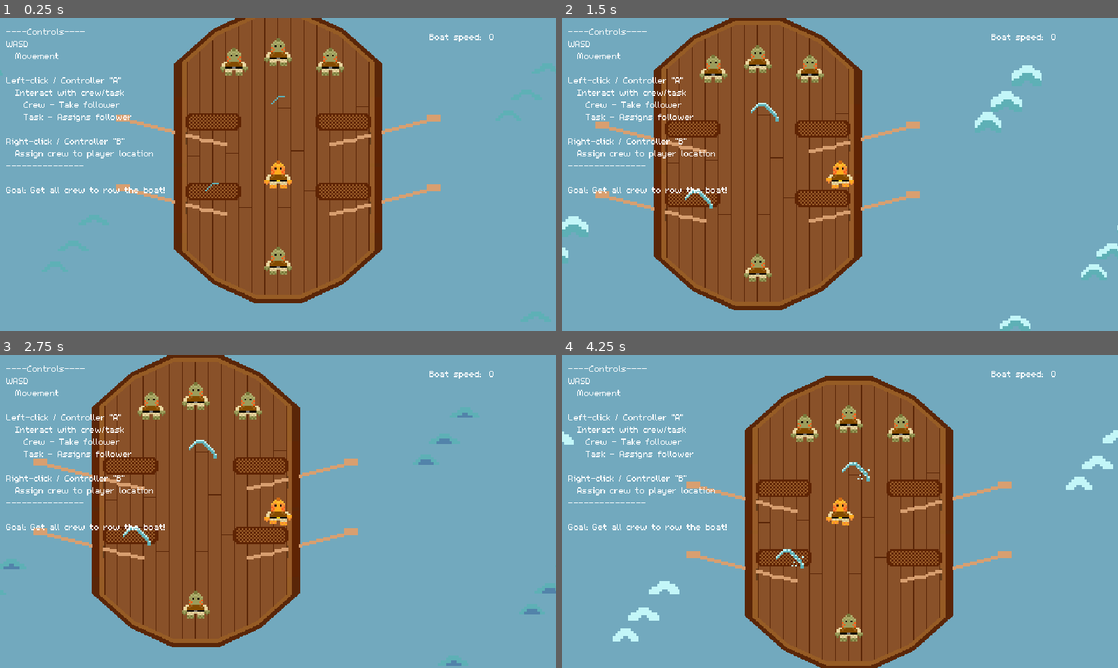
Above: before the commit, frames 1-4 (two rows, left to right).
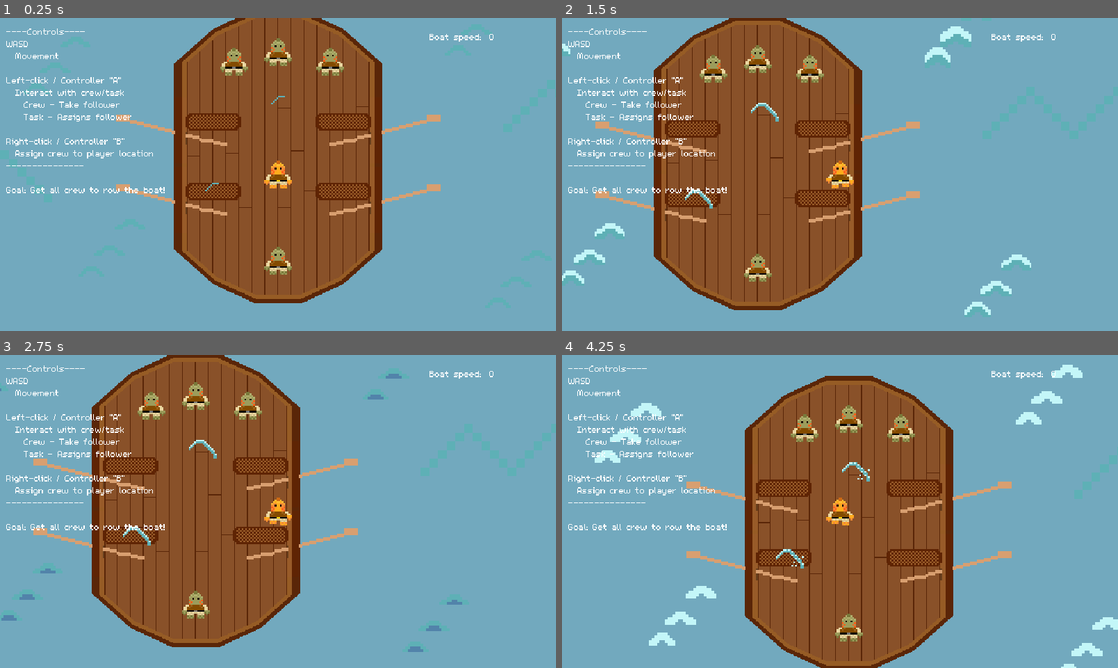
Above: after the commit, the same moments.

Repository: Splashy-Inc/splish-splashisson
Game: Godot game, scene res://Scenes/playground.tscn
Two runs of this game, one before a commit and one after it. Both use one fixed random seed, a clock stepped at 60 frames per second and the inputs below.
Inputs:
- Up to frame 1 (0.25 s): no input
- Up to frame 2 (1.5 s): hold D (right) 0.53-1.28 s; hold I (interact) 0.53-1.28 s; hold S (down) from 1.28 s (still down); tap O (location) at 1.35 s
- Up to frame 3 (2.75 s): release S (down) at 2.03 s; hold D (right) from 2.03 s (still down); hold I (interact) from 2.03 s (still down)
- Up to frame 4 (4.25 s): release D (right) at 2.78 s; release I (interact) at 2.78 s; hold W (up) 2.78-3.53 s; tap O (location) at 2.85 s; hold A (left) from 3.53 s (still down); hold I (interact) from 3.53 s (still down)

The runs differ from the first frame. In frame 2, 1.7% of the frame differs, in the area x 0-100%, y 2-100%; in frame 3, 0.6%; in frame 4, 2.4%, in the area x 0-100%, y 3-100%.

Commit message:
Implement workaround for ocean parallax resetting

Diff:
--- a/Scenes/Ocean/ocean.gd
+++ b/Scenes/Ocean/ocean.gd
@@ -11,4 +11,10 @@
 	pass
 
 func _on_speed_updated():
-	autoscroll.y = clamp(Globals.boat_speed/5, 0, 400)
+	# Offset the ocean based on the position before updating the autoscroll (WORKAROUND)
+	# There is a known "issue" with the parallax resetting when autoscroll is updated,
+	#   which has a solution in 4.4, which does not have a stable release as of writing:
+	#   https://github.com/godotengine/godot/issues/97605
+	var cur_position = position
+	set_autoscroll(Vector2(0, clamp(Globals.boat_speed/5, 0, 400)))
+	scroll_offset.y = cur_position.y
--- a/Scenes/Ocean/ocean.tscn
+++ b/Scenes/Ocean/ocean.tscn
@@ -1,67 +1,86 @@
-[gd_scene load_steps=4 format=3 uid="uid://dv0x4vv0fkbd2"]
+[gd_scene load_steps=5 format=3 uid="uid://dv0x4vv0fkbd2"]
 
 [ext_resource type="PackedScene" uid="uid://bmh1kxtyjicuu" path="res://Scenes/Ocean/bubbles.tscn" id="1_7nfhj"]
 [ext_resource type="Script" path="res://Scenes/Ocean/ocean.gd" id="1_h5cl7"]
 [ext_resource type="PackedScene" uid="uid://dsdqndjddqni5" path="res://Scenes/Ocean/small_wave.tscn" id="2_x1tu8"]
+[ext_resource type="PackedScene" uid="uid://c57ouj4dasw0q" path="res://Scenes/Ocean/medium_wave.tscn" id="3_g35jv"]
 
-[node name="Ocean" type="Parallax2D"]
-repeat_size = Vector2(0, 720)
-follow_viewport = false
-ignore_camera_scroll = true
-screen_offset = Vector2(-320, 360)
+[node name="ParallaxOcean" type="Parallax2D"]
+scroll_offset = Vector2(320, 0)
+repeat_size = Vector2(0, 1080)
 script = ExtResource("1_h5cl7")
 
 [node name="ColorRect" type="ColorRect" parent="."]
 offset_left = -640.0
 offset_top = -360.0
 offset_right = 640.0
-offset_bottom = 360.0
+offset_bottom = 720.0
 color = Color(0.447059, 0.662745, 0.745098, 1)
 
-[node name="SmallWave" parent="." instance=ExtResource("2_x1tu8")]
-position = Vector2(-235, -79)
+[node name="SmallWave4" parent="." instance=ExtResource("2_x1tu8")]
+position = Vector2(-193, 286)
 scale = Vector2(0.5, 0.5)
-frame_progress = 0.327919
-
-[node name="SmallWave4" parent="." instance=ExtResource("2_x1tu8")]
-position = Vector2(-236, 286)
-scale = Vector2(0.5, 0.5)
-frame_progress = 0.720328
+frame_progress = 0.731793
 
 [node name="SmallWave2" parent="." instance=ExtResource("2_x1tu8")]
-position = Vector2(-357, -251)
+position = Vector2(-198, -123)
 scale = Vector2(0.5, 0.5)
-frame_progress = 0.57733
+frame_progress = 0.700932
+
+[node name="SmallWave11" parent="." instance=ExtResource("2_x1tu8")]
+position = Vector2(-270, 587)
+scale = Vector2(0.5, 0.5)
+frame_progress = 0.19205
 
 [node name="SmallWave3" parent="." instance=ExtResource("2_x1tu8")]
-position = Vector2(-360, 170)
+position = Vector2(-256, 76)
 scale = Vector2(0.5, 0.5)
-frame_progress = 0.611902
+frame_progress = 0.654768
 
 [node name="Bubbles3" parent="." instance=ExtResource("1_7nfhj")]
-position = Vector2(-367, 4)
-frame_progress = 0.157055
-
-[node name="SmallWave5" parent="." instance=ExtResource("2_x1tu8")]
-position = Vector2(409, -81)
-scale = Vector2(0.5, 0.5)
-frame_progress = 0.720252
+position = Vector2(-271, 420)
+frame_progress = 0.654288
 
 [node name="SmallWave6" parent="." instance=ExtResource("2_x1tu8")]
-position = Vector2(408, 284)
+position = Vector2(275, 322)
 scale = Vector2(0.5, 0.5)
-frame_progress = 0.904809
+frame_progress = 0.680104
 
 [node name="SmallWave7" parent="." instance=ExtResource("2_x1tu8")]
-position = Vector2(287, -253)
+position = Vector2(242, -253)
 scale = Vector2(0.5, 0.5)
-frame_progress = 0.446557
+frame_progress = 0.384967
 
 [node name="SmallWave8" parent="." instance=ExtResource("2_x1tu8")]
-position = Vector2(274, 32)
+position = Vector2(229, 32)
 scale = Vector2(0.5, 0.5)
-frame_progress = 0.566007
+frame_progress = 0.341856
 
-[node name="Bubbles4" parent="." instance=ExtResource("1_7nfhj")]
-position = Vector2(246, 206)
-frame_progress = 0.587681
+[node name="SmallWave14" parent="." instance=ExtResource("2_x1tu8")]
+position = Vector2(278, 655)
+scale = Vector2(0.5, 0.5)
+frame_progress = 0.519883
+
+[node name="Bubbles6" parent="." instance=ExtResource("1_7nfhj")]
+position = Vector2(178, -134)
+frame_progress = 0.460798
+
+[node name="MediumWave2" parent="." instance=ExtResource("3_g35jv")]
+position = Vector2(419, 112)
+frame_progress = 0.978774
+
+[node name="MediumWave4" parent="." instance=ExtResource("3_g35jv")]
+position = Vector2(394, 523)
+frame_progress = 0.558138
+
+[node name="MediumWave5" parent="." instance=ExtResource("3_g35jv")]
+position = Vector2(-375, -294)
+rotation = -3.14159
+scale = Vector2(1, -1)
+frame_progress = 0.115913
+
+[node name="MediumWave7" parent="." instance=ExtResource("3_g35jv")]
+position = Vector2(-420, 193)
+rotation = -3.14159
+scale = Vector2(1, -1)
+frame_progress = 0.380607
